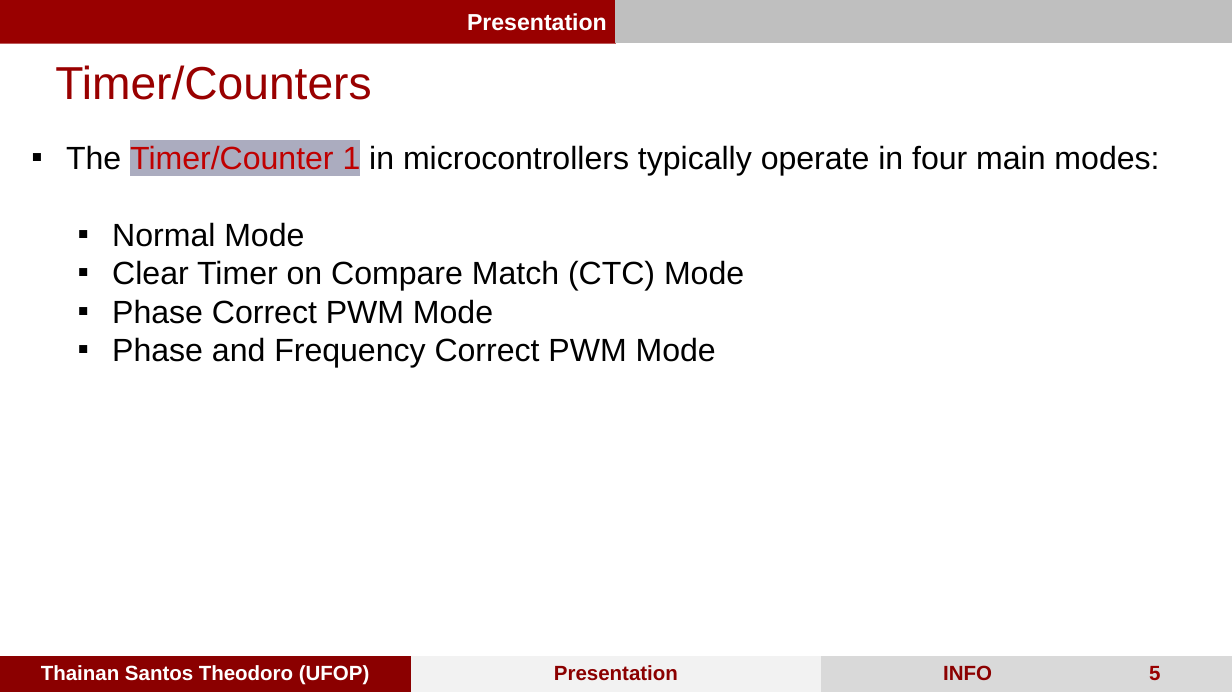
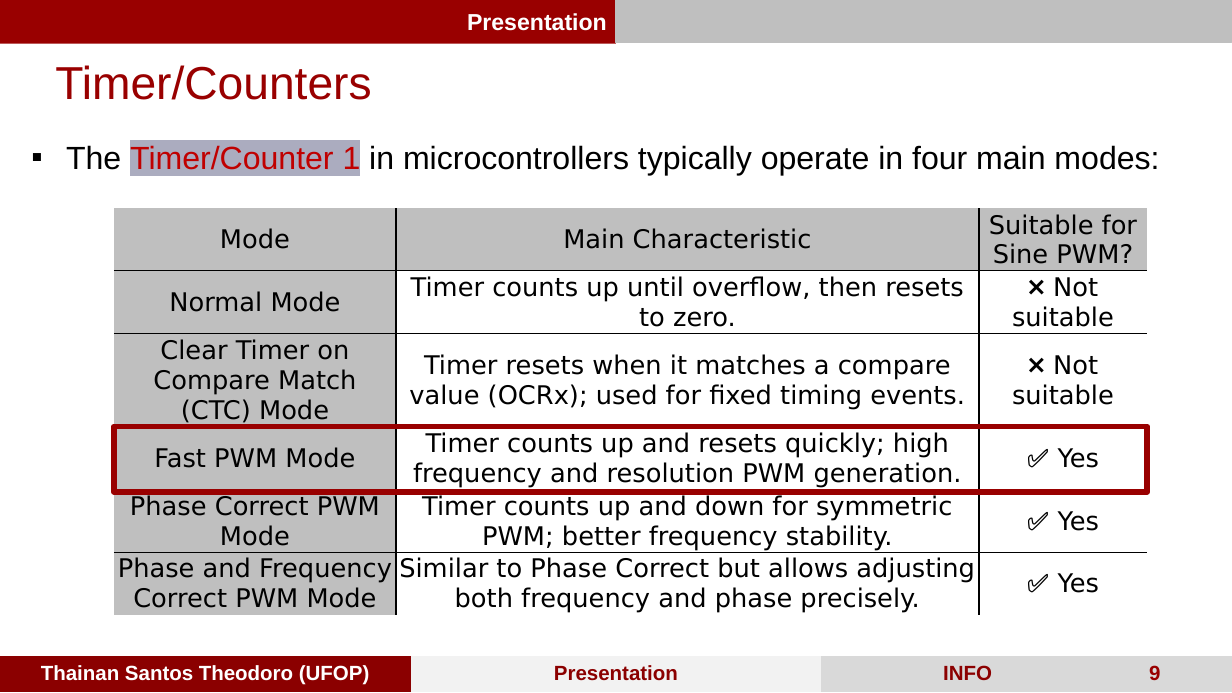
Before and after one commit to ThainanST/sPWM_arduino, a slide deck: slide 9 of Arduino PWM.pptx (slide 5 before the commit). Drawn at 1232x693 pixels with LibreOffice and Linux fonts; fonts in the diff are those of the drawing. Boxes give left, top, right and bottom in pixels: in the first picture for what was removed or moved away, otherwise in the second. Text is boxed around its words. In the diff, an @@ line names an element or a change of style, - is before the commit and + after.

Commit message:
updating slides

```diff
--- a/Arduino PWM.pptx
+++ b/Arduino PWM.pptx
@@ table added at <box>114,208,1147,617</box>, 6 rows, 3 columns @@
+Mode | Main Characteristic | Suitable for Sine PWM?
+Normal Mode | Timer counts up until overflow, then resets to zero. | ❌ Not suitable
+Clear Timer on Compare Match (CTC) Mode | Timer resets when it matches a compare value (OCRx); used for fixed timing events. | ❌ Not suitable
+Fast PWM Mode | Timer counts up and resets quickly; high frequency and resolution PWM generation. | ✅ Yes
+Phase Correct PWM Mode | Timer counts up and down for symmetric PWM; better frequency stability. | ✅ Yes
+Phase and Frequency Correct PWM Mode | Similar to Phase Correct but allows adjusting both frequency and phase precisely. | ✅ Yes
@@ text at <box>112,222,744,368</box>: paragraphs removed @@
-  ▪ Normal Mode
-  ▪ Clear Timer on Compare Match (CTC) Mode
-  ▪ Phase Correct PWM Mode
-  ▪ Phase and Frequency Correct PWM Mode
@@ rectangle added at <box>114,427,1147,493</box>, outline #990000 4.5 pt @@
@@ page number at <box>1149,665,1160,680</box>: text changed @@
-5
+9
```
Also in this commit, not shown: 14 other slides changed, 26 slides added, 3 slides removed, 50 other files.
